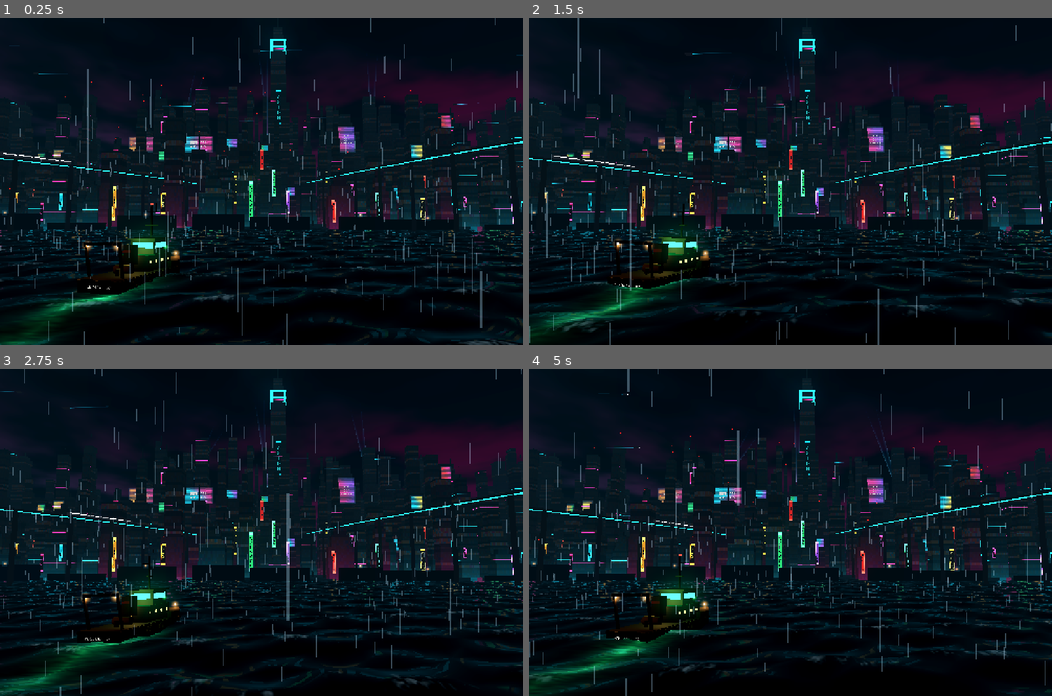
Above: before the commit, frames 1-4 (two rows, left to right).
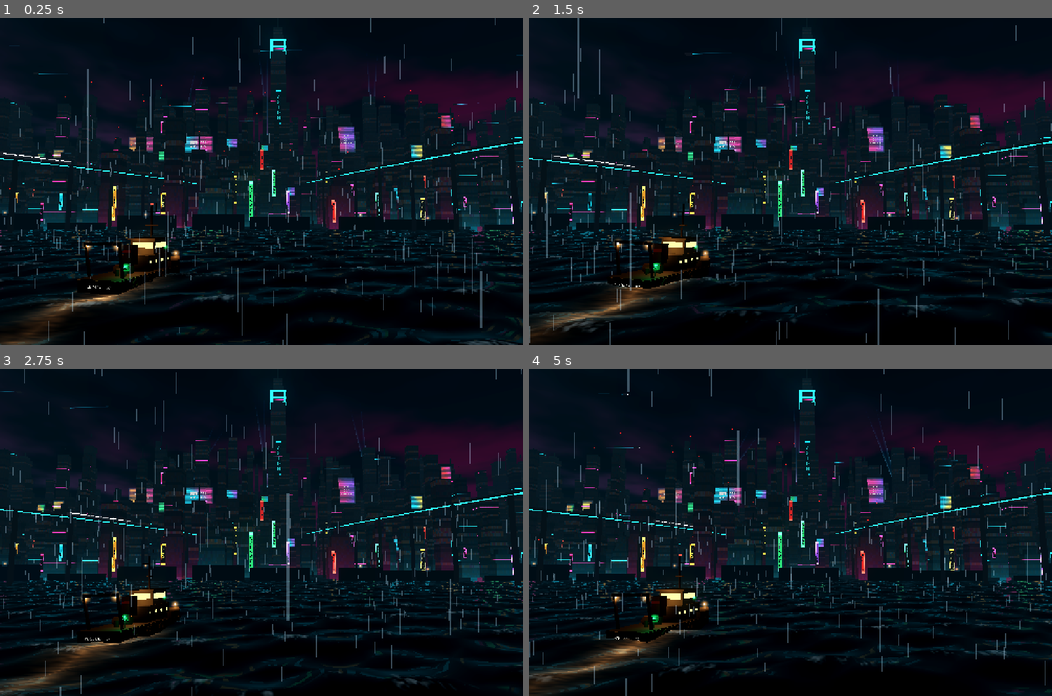
Above: after the commit, the same moments.

Repository: Teeohbee/deadcast
Game: Godot game, scene res://scenes/intro/SkylineShot.tscn
Two runs of this game, one before a commit and one after it. Both use one fixed random seed, a clock stepped at 60 frames per second and the inputs below. This scene is started directly instead of the project's main scene.
Inputs (mouse positions are in pixels of both pictures, inside the frame that each line leads up to):
- Up to frame 1 (0.25 s): no input
- Up to frame 2 (1.5 s): tap Enter at 0.5 s; move the mouse to (905, 165) at 0.52 s; hold Tab (cycle_lure) 0.53-1.25 s; click (905, 165) at 0.67 s; drag from (685, 197) to (764, 246) at 1.27 s
- Up to frame 3 (2.75 s): move the mouse to (313, 460) at 2.02 s; hold Q (tab_prev) from 2.03 s (still down); click (313, 460) at 2.17 s
- Up to frame 4 (5 s): release Q (tab_prev) at 2.75 s; drag from (764, 597) to (633, 483) at 2.77 s; move the mouse to (947, 581) at 3.52 s; tap Alt at 3.6 s; click (947, 581) at 3.67 s; drag from (633, 483) to (712, 450) at 4.27 s

The runs differ from the first frame. In frame 1, 1.7% of the frame differs, in the area x 0-32%, y 63-100%; in frame 2, 1.7%; in frame 3, 1.8%; in frame 4, 1.9%, in the area x 0-33%, y 63-100%.
Error in both runs: Assertion failed: UIController.initialize() must be called before navigate_to() (res://autoload/UIController.gd:46)

Commit message:
feat: warm wheelhouse, green trawl terminal on the aft deck
The wheelhouse windows glow warm and the green now comes from a small
weatherproof terminal by the starboard rail, with a scrolling stand-in
screen. The drift ends looking down at it.

Diff:
--- a/scenes/intro/IntroBuild.gd
+++ b/scenes/intro/IntroBuild.gd
@@ -29,17 +29,18 @@
 
 # A small glowing bulb with a soft halo that still reads from far away,
 # plus a real light so it shows up on the surfaces around it.
-static func add_lamp(parent: Node3D, at: Vector3, colour: Color, light_range: float, halo_size: float = 2.4) -> void:
+static func add_lamp(parent: Node3D, at: Vector3, colour: Color, light_range: float, halo_size: float = 2.4, with_bulb: bool = true) -> void:
 	var bulb_mesh := SphereMesh.new()
 	bulb_mesh.radius = 0.16
 	bulb_mesh.height = 0.32
 	bulb_mesh.radial_segments = 8
 	bulb_mesh.rings = 4
-	var bulb := MeshInstance3D.new()
-	bulb.mesh = bulb_mesh
-	bulb.material_override = glow_material(colour, 4.0)
-	bulb.position = at
-	parent.add_child(bulb)
+	if with_bulb:
+		var bulb := MeshInstance3D.new()
+		bulb.mesh = bulb_mesh
+		bulb.material_override = glow_material(colour, 4.0)
+		bulb.position = at
+		parent.add_child(bulb)
 	var halo_quad := QuadMesh.new()
 	halo_quad.size = Vector2(halo_size, halo_size)
 	var halo_material := ShaderMaterial.new()
--- a/scenes/intro/MeridianBoat.gd
+++ b/scenes/intro/MeridianBoat.gd
@@ -1,7 +1,7 @@
 # scenes/intro/MeridianBoat.gd
 # The Meridian: a battered harbour tug turned data trawler. Built from boxes.
-# The bow points down local -z. The wheelhouse has green-lit windows all
-# round because the terminal never goes off.
+# The bow points down local -z. The wheelhouse glows warm; the green comes
+# from the trawl terminal on the aft deck, which never goes off.
 class_name MeridianBoat
 extends Node3D
 
@@ -13,10 +13,12 @@
 const NAV_RED := Color(1.0, 0.1, 0.08)
 const NAV_GREEN := Color(0.1, 1.0, 0.3)
 const SIGN_FONT := preload("res://fonts/IBMPlexMono-Regular.otf")
+const TERMINAL_SCREEN_SHADER := preload("res://scenes/intro/terminal_screen.gdshader")
 
 var mast_light: MeshInstance3D
 var radar: Node3D
 var _wheelhouse_window: MeshInstance3D
+var _terminal_screen: MeshInstance3D
 
 func _ready() -> void:
 	var hull_paint := IntroBuild.lit_material(Color(0.07, 0.075, 0.08))
@@ -27,10 +29,11 @@
 	_build_hull(hull_paint, rust_band, trim_paint, dark_metal)
 	_build_superstructure(superstructure_paint, trim_paint, dark_metal)
 	_build_aft_deck(dark_metal)
+	_build_deck_terminal(dark_metal, trim_paint)
 	_build_lights()
 
-func green_window_position() -> Vector3:
-	return _wheelhouse_window.global_position
+func terminal_screen_position() -> Vector3:
+	return _terminal_screen.global_position
 
 func _build_hull(hull_paint: Material, rust_band: Material, trim_paint: Material, dark_metal: Material) -> void:
 	# Main hull runs from the stern (z = +10) to where the bow starts (z = -7).
@@ -83,13 +86,13 @@
 	var wheelhouse_centre := Vector3(0, DECK_HEIGHT + 2.6 + 1.2, -2.2)
 	IntroBuild.add_box(self, Vector3(4.6, 2.4, 4.2), wheelhouse_centre, paint)
 	IntroBuild.add_box(self, Vector3(5.4, 0.25, 5.0), wheelhouse_centre + Vector3(0, 1.3, 0), trim_paint)
-	# Green window band all round the wheelhouse.
-	var green := IntroBuild.glow_material(TERMINAL_GREEN, 2.6)
+	# Warm window band all round the wheelhouse: someone lives in here.
+	var warm_glass := IntroBuild.glow_material(WARM_LAMP, 1.9)
 	var window_y := wheelhouse_centre.y + 0.25
-	_wheelhouse_window = IntroBuild.add_box(self, Vector3(3.9, 0.95, 0.06), Vector3(0, window_y, wheelhouse_centre.z + 2.12), green)
-	IntroBuild.add_box(self, Vector3(3.9, 0.95, 0.06), Vector3(0, window_y, wheelhouse_centre.z - 2.12), green)
+	_wheelhouse_window = IntroBuild.add_box(self, Vector3(3.9, 0.95, 0.06), Vector3(0, window_y, wheelhouse_centre.z + 2.12), warm_glass)
+	IntroBuild.add_box(self, Vector3(3.9, 0.95, 0.06), Vector3(0, window_y, wheelhouse_centre.z - 2.12), warm_glass)
 	for side in [-1.0, 1.0]:
-		IntroBuild.add_box(self, Vector3(0.06, 0.95, 3.5), Vector3(side * 2.32, window_y, wheelhouse_centre.z), green)
+		IntroBuild.add_box(self, Vector3(0.06, 0.95, 3.5), Vector3(side * 2.32, window_y, wheelhouse_centre.z), warm_glass)
 	# Warm portholes along the deckhouse.
 	var porthole := IntroBuild.glow_material(WARM_LAMP, 1.8)
 	for porthole_z in [-4.0, -2.2, -0.4, 1.2]:
@@ -139,6 +142,40 @@
 	drum_mesh.rotation.z = PI * 0.5
 	add_child(drum_mesh)
 
+# The trawl terminal: a weatherproof console on a post by the starboard rail,
+# screen tilted back and turned towards the stern, under a little rain hood.
+func _build_deck_terminal(dark_metal: Material, trim_paint: Material) -> void:
+	var terminal := Node3D.new()
+	terminal.name = "DeckTerminal"
+	terminal.position = Vector3(2.2, DECK_HEIGHT, 7.0)
+	terminal.rotation.y = deg_to_rad(35.0)
+	add_child(terminal)
+	IntroBuild.add_box(terminal, Vector3(0.18, 1.0, 0.18), Vector3(0, 0.5, 0), dark_metal)
+	var head := Node3D.new()
+	head.position = Vector3(0, 1.35, 0)
+	head.rotation.x = deg_to_rad(-18.0)
+	terminal.add_child(head)
+	IntroBuild.add_box(head, Vector3(1.2, 0.85, 0.45), Vector3.ZERO, trim_paint)
+	IntroBuild.add_box(head, Vector3(1.3, 0.08, 0.7), Vector3(0, 0.48, 0.1), dark_metal)
+	var screen_quad := QuadMesh.new()
+	screen_quad.size = Vector2(1.0, 0.66)
+	var screen_material := ShaderMaterial.new()
+	screen_material.shader = TERMINAL_SCREEN_SHADER
+	_terminal_screen = MeshInstance3D.new()
+	_terminal_screen.name = "Screen"
+	_terminal_screen.mesh = screen_quad
+	_terminal_screen.material_override = screen_material
+	_terminal_screen.position = Vector3(0, 0, 0.231)
+	head.add_child(_terminal_screen)
+	# A soft halo so the screen reads from the wide shot, and green light on the deck.
+	IntroBuild.add_lamp(head, Vector3(0, 0, 0.3), TERMINAL_GREEN, 0.0, 1.8, false)
+	var glow := OmniLight3D.new()
+	glow.light_color = TERMINAL_GREEN
+	glow.light_energy = 2.2
+	glow.omni_range = 5.0
+	glow.position = Vector3(0, 0, 0.8)
+	head.add_child(glow)
+
 func _build_lights() -> void:
 	# Work lamps: gantry, deckhouse back wall, bow. Nav lights port and starboard.
 	IntroBuild.add_lamp(self, Vector3(-2.6, DECK_HEIGHT + 4.7, 9.5), WARM_LAMP, 10.0)
@@ -147,9 +184,9 @@
 	IntroBuild.add_lamp(self, Vector3(0, DECK_HEIGHT + 1.6, -11.5), WARM_LAMP, 8.0)
 	IntroBuild.add_lamp(self, Vector3(-2.75, DECK_HEIGHT + 3.6, -3.0), NAV_RED, 0.0, 1.4)
 	IntroBuild.add_lamp(self, Vector3(2.75, DECK_HEIGHT + 3.6, -3.0), NAV_GREEN, 0.0, 1.4)
-	# The wheelhouse glow spills green onto the deck behind it.
+	# The wheelhouse glow spills warm onto the deck behind it.
 	var spill := OmniLight3D.new()
-	spill.light_color = TERMINAL_GREEN
+	spill.light_color = WARM_LAMP
 	spill.light_energy = 2.5
 	spill.omni_range = 9.0
 	spill.position = _wheelhouse_window.position + Vector3(0, 0, 1.5)
--- a/scenes/intro/SkylineShot.gd
+++ b/scenes/intro/SkylineShot.gd
@@ -2,7 +2,7 @@
 # Drowned Skyline: the Sump at night in a storm, built from boxes and glowing
 # quads. Everything comes from a fixed seed so the city looks the same on
 # every launch. The Meridian rides the swell in the foreground, and the
-# camera drifts in towards its green wheelhouse windows.
+# camera drifts in towards the green terminal on its aft deck.
 class_name SkylineShot
 extends Node3D
 
@@ -62,7 +62,7 @@
 var _blinkers: Array[MeshInstance3D] = []
 var _elapsed := 0.0
 var _camera_end := Vector3.ZERO
-var _window_target := Vector3.ZERO
+var _terminal_target := Vector3.ZERO
 
 func _ready() -> void:
 	_random.seed = CITY_SEED
@@ -154,6 +154,7 @@
 	_water_material.set_shader_parameter("wave_settings", _normalised_waves)
 	_water_material.set_shader_parameter("calm_centre", Vector2(0, -20))
 	_water_material.set_shader_parameter("boat_glow_position", MERIDIAN_POSITION)
+	_water_material.set_shader_parameter("boat_glow_color", Color(1.0, 0.6, 0.28))
 	var water := MeshInstance3D.new()
 	water.name = "Water"
 	water.mesh = plane
@@ -597,17 +598,16 @@
 	camera.far = 3000.0
 	add_child(camera)
 	camera.make_current()
-	# The drift ends behind and above the port quarter, looking down past the
-	# funnel at the wheelhouse windows.
-	_window_target = meridian.green_window_position()
+	# The drift ends off the starboard quarter, looking down at the deck terminal.
+	_terminal_target = meridian.terminal_screen_position()
 	var anchor_basis: Basis = (meridian.get_parent() as Node3D).global_transform.basis
-	_camera_end = _window_target + anchor_basis.z * 19.0 - anchor_basis.x * 9.0 + Vector3(0.0, 5.0, 0.0)
+	_camera_end = _terminal_target + anchor_basis.z * 5.0 + anchor_basis.x * 6.5 + Vector3(0.0, 2.6, 0.0)
 	_move_along_drift(0.0)
 
-# Start wide on the city across the water, end close on the green windows.
+# Start wide on the city across the water, end close on the deck terminal.
 func _move_along_drift(progress: float) -> void:
 	camera.position = CAMERA_START.lerp(_camera_end, progress)
-	var target := CITY_LOOK_TARGET.lerp(_window_target, smoothstep(0.3, 1.0, progress))
+	var target := CITY_LOOK_TARGET.lerp(_terminal_target, smoothstep(0.3, 1.0, progress))
 	camera.look_at(target)
 
 # ------------------------------------------------------------------ materials
--- /dev/null
+++ b/scenes/intro/terminal_screen.gdshader
@@ -0,0 +1,29 @@
+// scenes/intro/terminal_screen.gdshader
+// Stand-in for the deck terminal's screen: rows of green text, a blinking
+// cursor and scanlines. The real title screen replaces it in a later PR.
+shader_type spatial;
+render_mode unshaded, cull_disabled;
+
+uniform vec3 phosphor : source_color = vec3(0.13, 0.9, 0.4);
+uniform float energy = 2.4;
+const float ROWS = 14.0;
+
+float hash_one(float value) {
+	return fract(sin(value * 127.1) * 43758.5453);
+}
+
+void fragment() {
+	vec2 point = vec2(UV.x, UV.y);
+	float row = floor(point.y * ROWS);
+	float in_row = fract(point.y * ROWS);
+	// Lines scroll up slowly as if the log is printing.
+	float scrolled_row = row + floor(TIME * 1.5);
+	float line_length = 0.2 + 0.7 * hash_one(scrolled_row);
+	float text = step(0.08, point.x) * step(point.x, line_length) * step(0.3, in_row) * step(in_row, 0.75);
+	// Break each line into word-like chunks.
+	text *= step(0.25, hash_one(floor(point.x * 40.0) + scrolled_row * 13.0));
+	float cursor = step(row, ROWS - 1.0) * step(ROWS - 2.0, row) * step(0.08, point.x) * step(point.x, 0.12) * step(0.5, fract(TIME * 1.2));
+	float scanline = 0.75 + 0.25 * step(0.5, fract(point.y * 120.0));
+	vec3 background = phosphor * 0.06;
+	ALBEDO = (background + phosphor * max(text * 0.8, cursor)) * scanline * energy;
+}
Not shown, added: scenes/intro/terminal_screen.gdshader.uid
